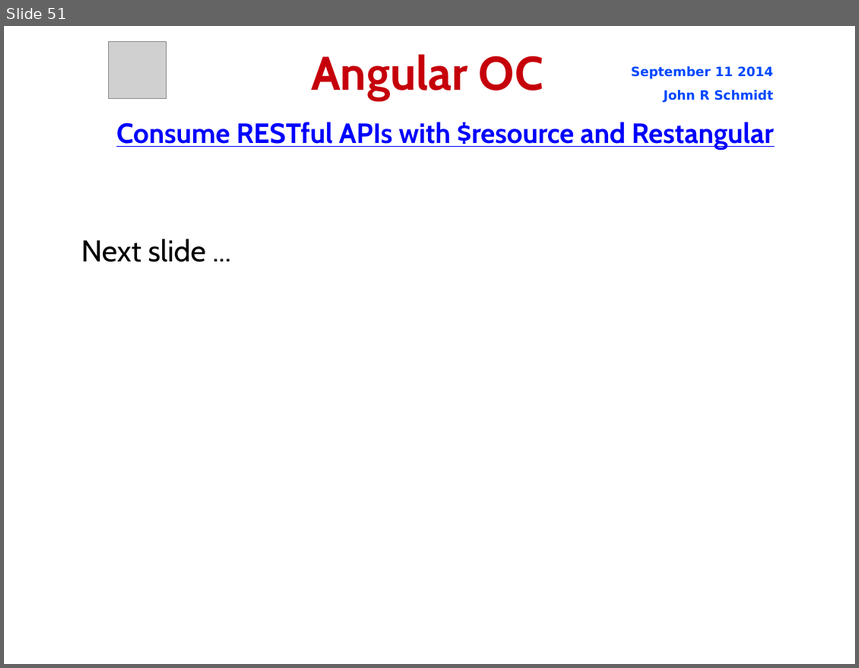
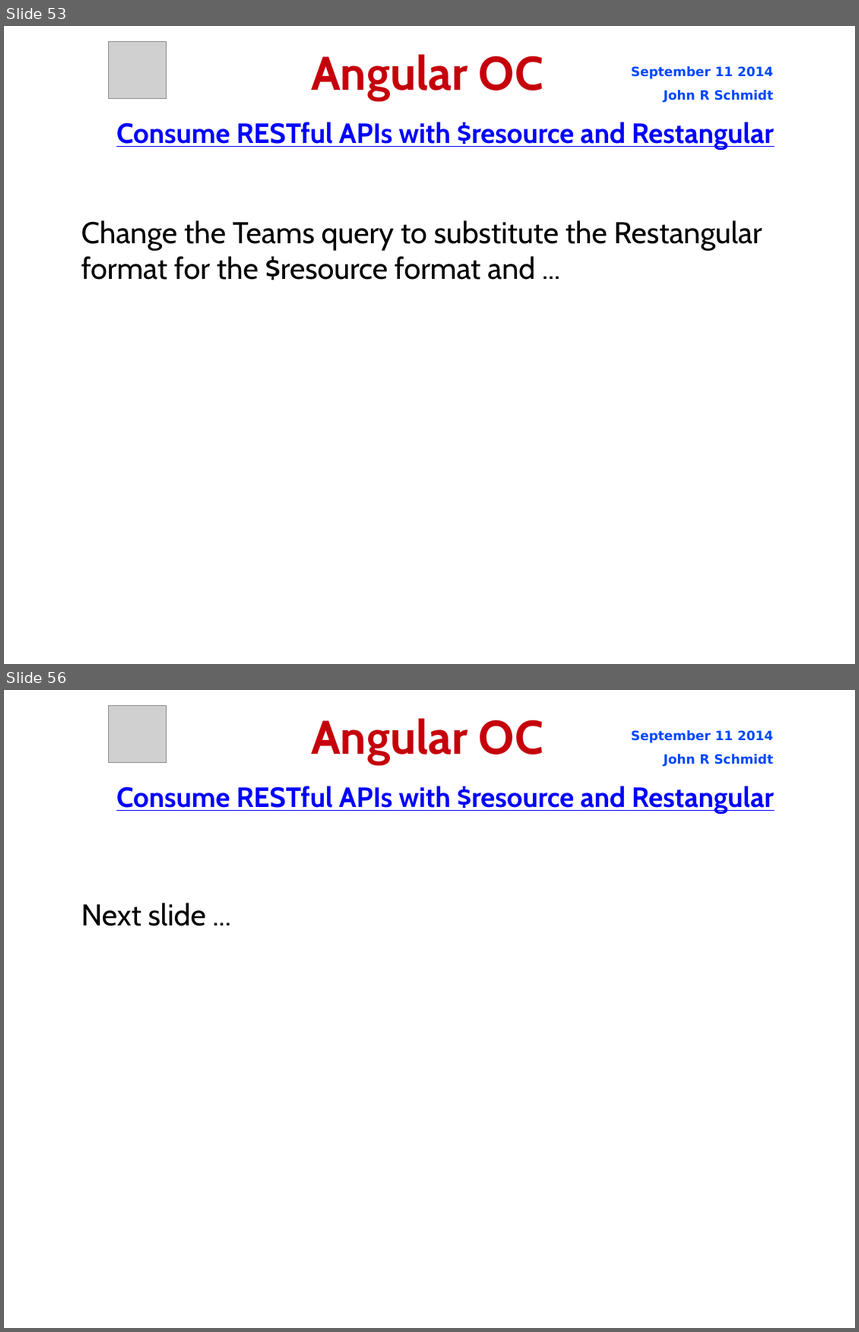
Before and after one commit to jrschmidt/fifa-angular-rest-demo, a slide deck: fifa.odp. Shown one above the other, each under a label of ours: slide 51 before the commit, slides 53 and 56 after it; the slides between them are not shown. The pictures are 859x668 and 859x1332 pixels, drawn with LibreOffice and Linux fonts; fonts in the diff are those of the drawing; grey boxes stand for pictures; background and template pictures are left out. Boxes give left, top, right and bottom in pixels: in the first picture for what was removed or moved away, otherwise in the second. Text is boxed around its words. In the diff, an @@ line names an element or a change of style, - is before the commit and + after.

Commit message:
Restangular succesfully fetches our RESTful data

```diff
--- a/fifa.odp
+++ b/fifa.odp
@@ slide 53 added at bbox=[4, 26, 855, 664], background picture (left out) @@
@@ picture added at bbox=[108, 41, 166, 99] @@
@@ title added at bbox=[311, 54, 544, 100], 44 pt, text #C5000B, bold @@
+Angular OC
@@ text added at bbox=[631, 66, 774, 103], 12 pt, text #0047FF, bold @@
+September 11 2014
+John R Schmidt
@@ text added at bbox=[116, 122, 774, 150], 26 pt, text #0000FF, bold, underline @@
+Consume RESTful APIs with $resource and Restangular
@@ subtitle added at bbox=[82, 221, 762, 281], 28 pt, text #000000 @@
+Change the Teams query to substitute the Restangular format for the $resource format and ...
@@ what was slide 51 is now slide 56 @@
```
Also in this commit, not shown: 1 slide changed, 4 other slides added, 1 other file.
